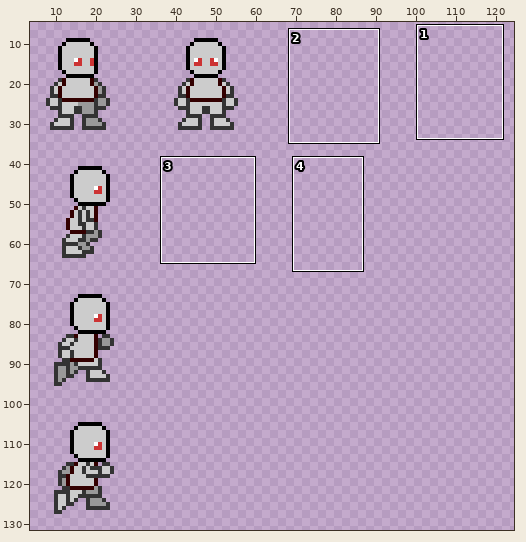
Edited in one commit: sprite sheet (assets/avo-sprites-2018-08-actor-32-robot.png). The first picture is a wide view before the edit; the outline marks the close-up.
Close-up. Before the commit:
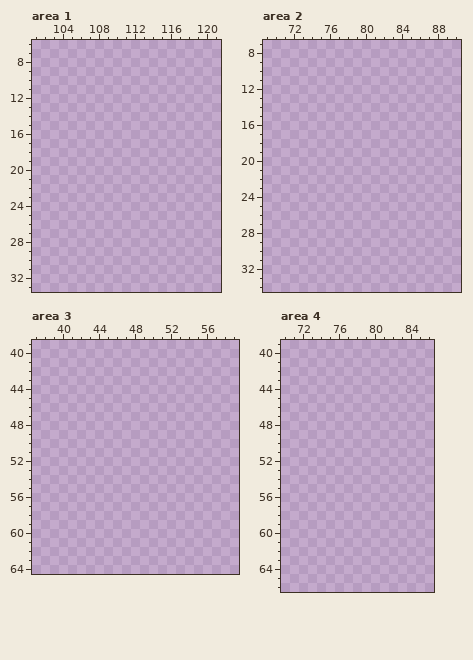
The file is 128x256 pixels. Shown: area 1: x 101..121, y 6..33; area 2: x 69..90, y 7..34; area 3: x 37..59, y 39..64; area 4: x 70..86, y 39..66. The wide view leaves out empty margins. The commit also changed other parts of the picture, which this record leaves out.
The result:
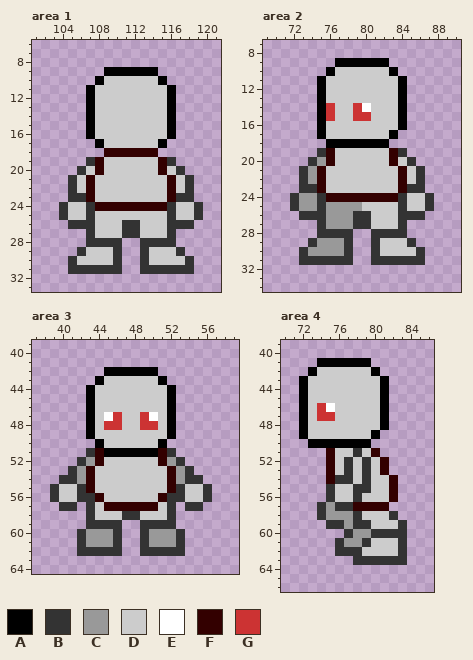
Palette (. is transparent): A #000000  B #333333  C #999999  D #cccccc  E #ffffff  F #330000  G #cc3333
The exact change:
Changed rows in their new state; - is an unchanged pixel.
Area 1:
first column x 104:
 9 -----AAAAAA-----
10 ----ADDDDDDA----
11 ---ADDDDDDDDA---
12 ---ADDDDDDDDA---
13 ---ADDDDDDDDA---
14 ---ADDDDDDDDA---
15 ---ADDDDDDDDA---
16 ---ADDDDDDDDA---
17 ----ADDDDDDA----
18 -----FFFFFF-----
19 ---BFDDDDDDFB---
20 --BDFDDDDDDFDB--
21 -BDFDDDDDDDDFDB-
22 -BDFDDDDDDDDFDB-
23 -BBFDDDDDDDDFBB-
24 BDDBFFFFFFFFBDDB
25 BDDBDDDDDDDDBDDB
26 -BBBDDDBBDDDBBB-
27 ---BDDDBBDDDB---
28 ---BBBB--BBBB---
29 --BDDDB--BDDDB--
30 -BDDDDB--BDDDDB-
31 -BBBBBB--BBBBBB-
Area 2:
first column x 72:
 9 -----AAAAAA-----
10 ----ADDDDDDA----
11 ---ADDDDDDDDA---
12 ---ADDDDDDDDA---
13 ---ADDDDDDDDA---
14 ---AGDDGEDDDA---
15 ---AGDDGGDDDA---
16 ---ADDDDDDDDA---
17 ---ADDDDDDDA----
18 ----AAAAAAA-----
19 ---BFDDDDDDFB---
20 --BCFDDDDDDFDB--
21 -BCFDDDDDDDDFDB-
22 -BCFDDDDDDDDFDB-
23 -BBFDDDDDDDDFBB-
24 BCCBFFFFFFFFBDDB
25 BCCBCCCCDDDDBDDB
26 -BBBCCCBBDDDBBB-
27 ---BCCCBBDDDB---
28 ---BBBB--BBBB---
29 --BCCCB--BDDDB--
30 -BCCCCB--BDDDDB-
31 -BBBBBB--BBBBBB-
Area 3:
first column x 39:
42 ------AAAAAA------
43 -----ADDDDDDA-----
44 ----ADDDDDDDDA----
45 ----ADDDDDDDDA----
46 ----ADDDDDDDDA----
47 ----ADEGDDGEDA----
48 ----ADGGDDGGDA----
49 ----ADDDDDDDDA----
50 -----ADDDDDDA-----
51 ----BFAAAAAAFB----
52 ---BCFDDDDDDFCB---
53 --BCFDDDDDDDDFCB--
54 -BBCFDDDDDDDDFCBB-
55 BDDBFDDDDDDDDFBDDB
56 BDDBBFDDDDDDFBBDDB
57 -BB-BDFFFFFFDB-BB-
58 ----BDDDBBDDDB----
59 ----BBBB--BBBB----
60 ---BCCCB--BCCCB---
61 ---BCCCB--BCCCB---
62 ---BBBBB--BBBBB---
Area 4:
first column x 72:
41 --AAAAAA----
42 -ADDDDDDA---
43 ADDDDDDDDA--
44 ADDDDDDDDA--
45 ADDDDDDDDA--
46 ADGEDDDDDA--
47 ADGGDDDDDA--
48 ADDDDDDDDA--
49 ADDDDDDDA---
50 -AAAAAAA----
51 ---FDDBDF---
52 ---FDBDBDF--
53 ---FDBDBDF--
54 ---FBBDBDDF-
55 ---BDDBBDDF-
56 ---BDDBDDDF-
57 --BCBBFFFF--
58 --BCCCBDDDB-
59 ---BBCBBDDDB
60 -----BCCBBBB
61 ----BCCBDDDB
62 ----BBBDDDDB
63 ------BBBBBB
